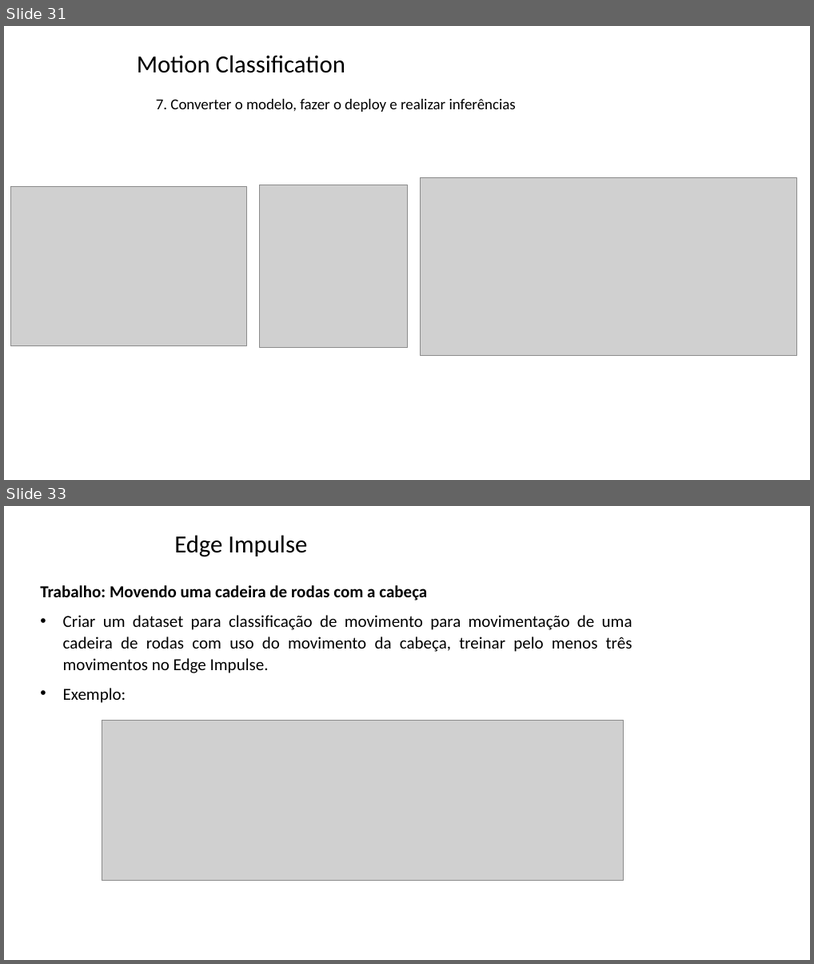
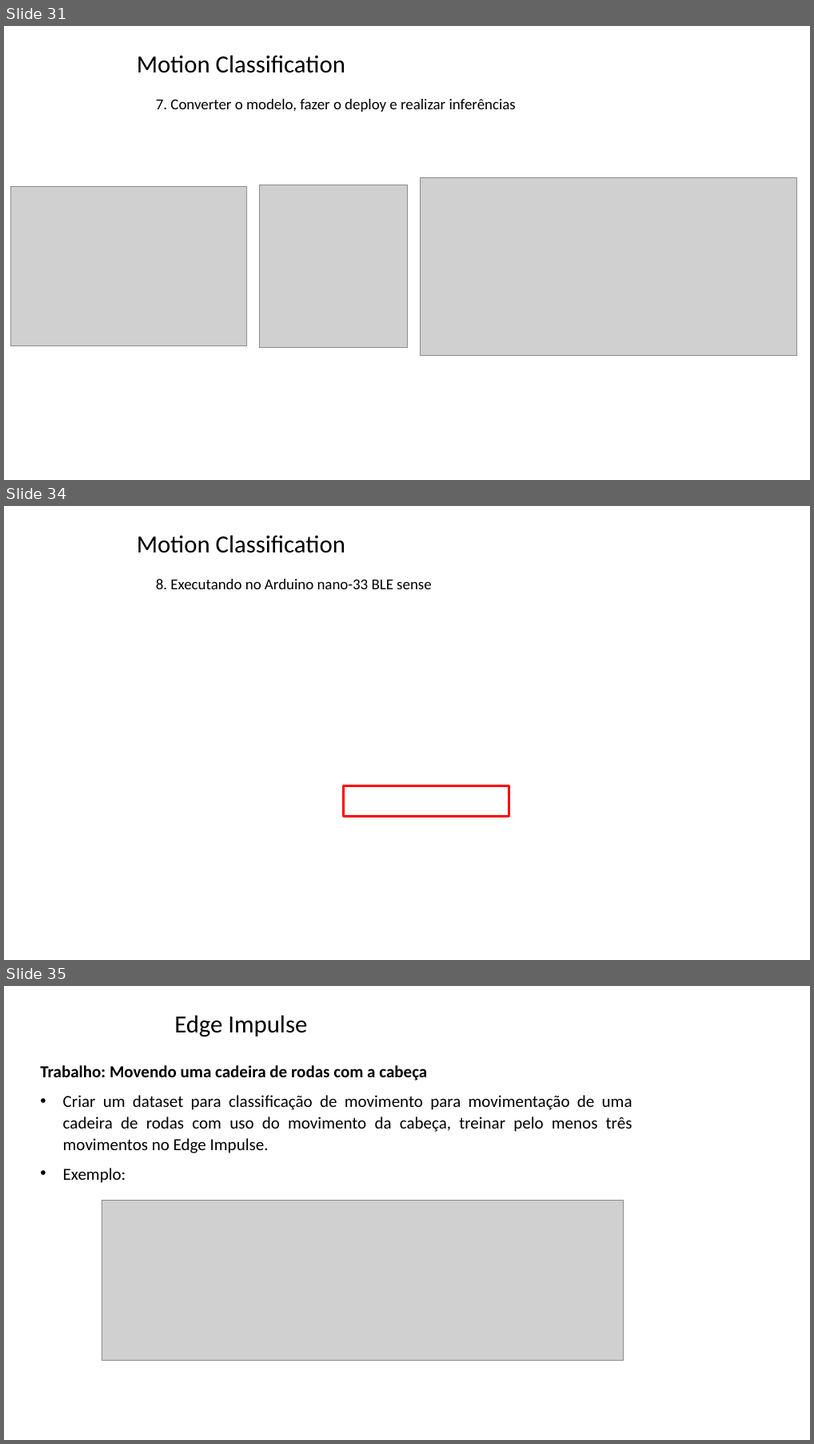
Before and after one commit to zz4fap/tp557-iot-ml, a slide deck: slides/TP557_15_classificação de movimentos.pptx. Shown one above the other, each under a label of ours: slides 31 and 33 before the commit, slides 31, 34 and 35 after it; the slides between them are not shown. The pictures are 814x964 and 814x1444 pixels, drawn with LibreOffice and Linux fonts; fonts in the diff are those of the drawing; grey boxes stand for pictures; background and template pictures are left out. Boxes give left, top, right and bottom in pixels: in the first picture for what was removed or moved away, otherwise in the second. Text is boxed around its words. In the diff, an @@ line names an element or a change of style, - is before the commit and + after.

```diff
--- a/slides/TP557_15_classificação de movimentos.pptx
+++ b/slides/TP557_15_classificação de movimentos.pptx
@@ slide 34 added at <box>4,506,810,960</box>, background picture (left out) @@
@@ title added at <box>137,535,346,553</box>, 29.3 pt, text #000000 @@
+Motion Classification
@@ text added at <box>156,579,431,589</box>, 18 pt, text #000000 @@
+8. Executando no Arduino nano-33 BLE sense
@@ rectangle added at <box>343,785,509,816</box>, outline #FF0000 3 pt @@
@@ what was slide 33 is now slide 35 @@
```
Also in this commit, not shown: 1 slide changed, 1 other slide added, 1 other file.
